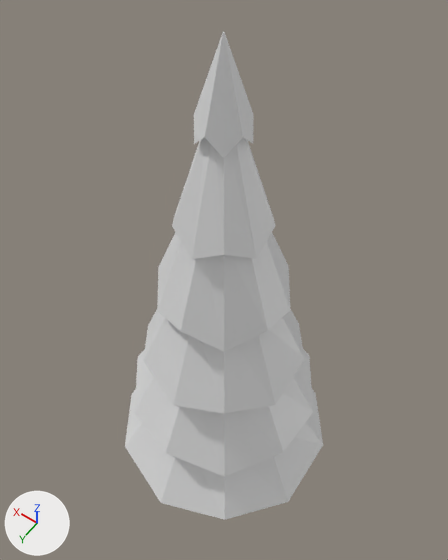
One commit to the Blender file Assets/Models/Environment/PineTree.blend: the scene before it, then after it.
Before and after are seen from a 50 mm camera at (-6.67, 9.33, 23.83) aimed at (0.44, -0.63, 8.18). Lighting does not change. The marker at lower left points along +X, +Y and +Z.

Before the edit, the objects in view are built like this:
```python
me_cylinder = bpy.data.meshes.new('Cylinder')
me_cylinder.from_pydata(...)  # 140 vertices, 132 faces; spans x -4.0..4.0, y -4.2..4.2, z -2.0..17.1
ob_cylinder = bpy.data.objects.new('Cylinder', me_cylinder)
ob_cylinder.location = (0.0, 0.0, 0.0)
```
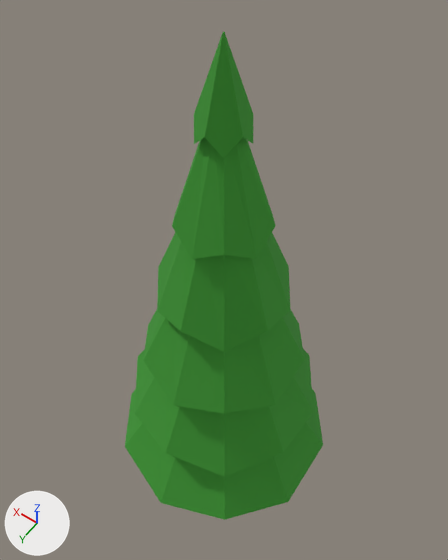
Where the change shows, as pixel boxes [x1, y1, x2, y2] in the pictures (448 x 560 px):
part 1 of me_cylinder, recoloured (grey to green)
    both: [125, 32, 323, 520]

Edits to the bpy script that builds the scene:
```text
Add mat_leaf:
    mat_leaf = principled_material('Leaf')
    mat_leaf.base_color = (0.0489, 0.326, 0.0334)  # green #3e9b33
    mat_leaf.roughness = 1.0
Add mat_trunk:
    mat_trunk = principled_material('Trunk')
    mat_trunk.base_color = (0.22, 0.0924, 0.0317)  # brown #815632
    mat_trunk.roughness = 1.0
Change me_cylinder:
    where me_cylinder.from_pydata(...)  # 140 vertices, 132 faces; spans x -4.0..4.0, y -4.2..4.2, z -2.0..17.1
    used by ob_cylinder; location = (0.0, 0.0, 0.0)
    me_cylinder part 1: all 121 faces centred in x -3.2..3.2, y -3.0..3.0, z 0.2..17.1 switch from no material to mat_leaf (green #3e9b33)
    add me_cylinder.materials.append(mat_trunk)  # brown #815632
```
